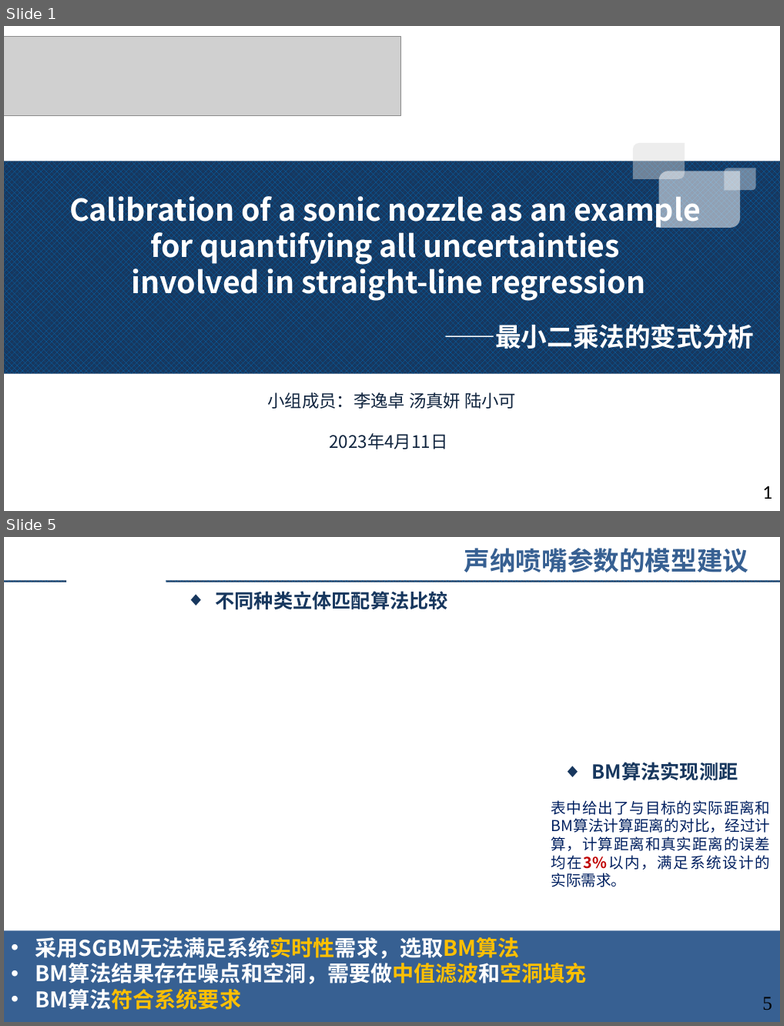
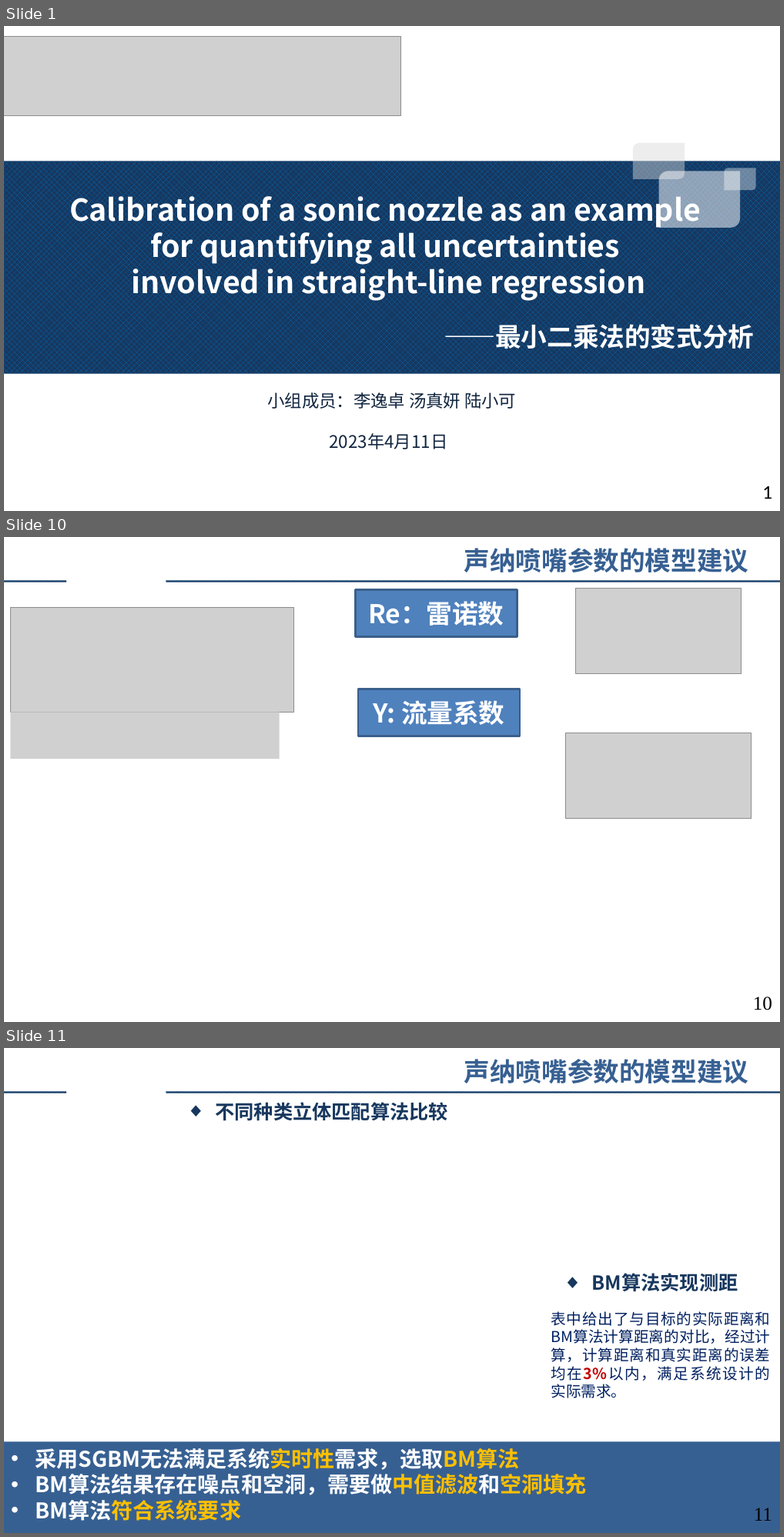
Before and after one commit to augusto-13/ErrorTheory_discussion_ppt, a slide deck: 2023-4-9.pptx. Shown one above the other, each under a label of ours: slides 1 and 5 before the commit, slides 1, 10 and 11 after it; the slides between them are not shown. The pictures are 784x1026 and 784x1537 pixels, drawn with LibreOffice and Linux fonts; fonts in the diff are those of the drawing; grey boxes stand for pictures; background and template pictures are left out. Boxes give left, top, right and bottom in pixels: in the first picture for what was removed or moved away, otherwise in the second. Text is boxed around its words. In the diff, an @@ line names an element or a change of style, - is before the commit and + after.

```diff
--- a/2023-4-9.pptx
+++ b/2023-4-9.pptx
@@ slide 10 added at box(4, 537, 780, 1022), background #FFFFFF; not listed: 2 template elements that a slide beside it also shows @@
@@ text added at box(464, 548, 749, 572), 24 pt, text #376092, bold @@
+声纳喷嘴参数的模型建议
@@ wave added at box(356, 590, 517, 636), fill #4F81BD, outline #3A5F8C 2 pt, 24 pt, text #FFFFFF, bold @@
+Re：雷诺数
@@ picture added at box(576, 589, 742, 673) @@
@@ picture added at box(10, 608, 294, 713) @@
@@ wave added at box(358, 689, 519, 736), fill #4F81BD, outline #3A5F8C 2 pt, 24 pt, text #FFFFFF, bold @@
+Y: 流量系数
@@ picture added at box(10, 713, 279, 759) @@
@@ picture added at box(566, 733, 752, 819) @@
@@ page number added at box(753, 997, 772, 1011), 18 pt, text #000000 @@
+10
@@ what was slide 5 is now slide 11 @@
@@ page number at box(754, 1508, 772, 1521): text changed @@
-5
+11
```
Also in this commit, not shown: 3 slides changed, 5 other slides added.
